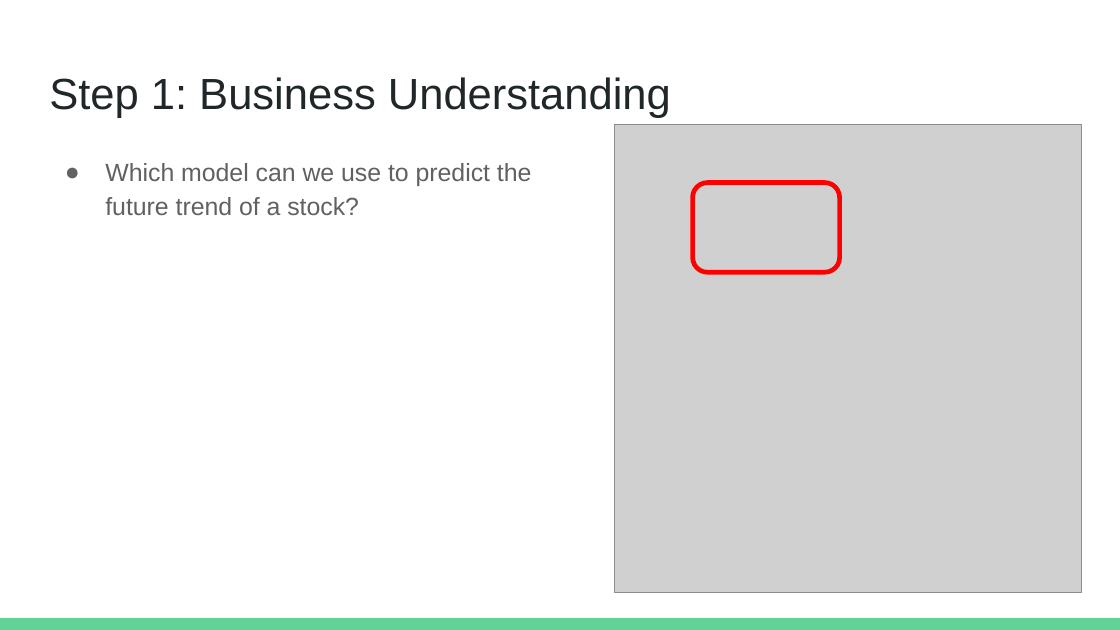
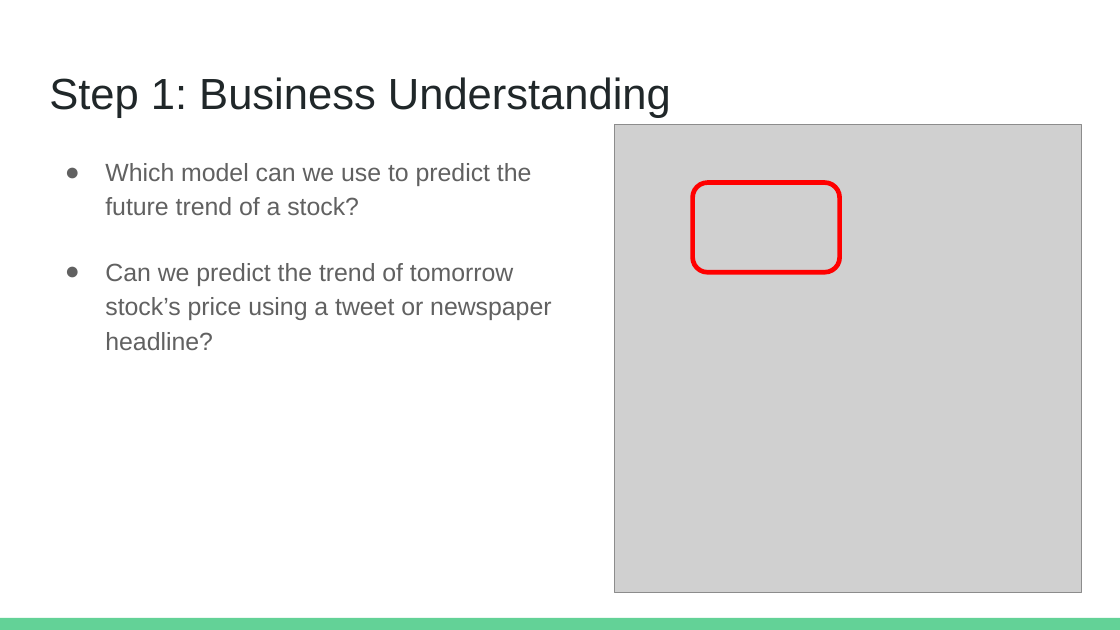
Before and after one commit to AshleyWWW/qhacks2019, a slide deck: slide 3 of Our Presentation.pptx. Drawn at 1120x630 pixels with LibreOffice and Linux fonts; fonts in the diff are those of the drawing; grey boxes stand for pictures. Boxes give left, top, right and bottom in pixels: in the first picture for what was removed or moved away, otherwise in the second. Text is boxed around its words. In the diff, an @@ line names an element or a change of style, - is before the commit and + after.

```diff
--- a/Our Presentation.pptx
+++ b/Our Presentation.pptx
@@ text at [105,263,551,350]: paragraph added @@
+● Can we predict the trend of tomorrow stock’s price using a tweet or newspaper headline?
```
Also in this commit, not shown: 5 other slides changed, 3 slides removed.
